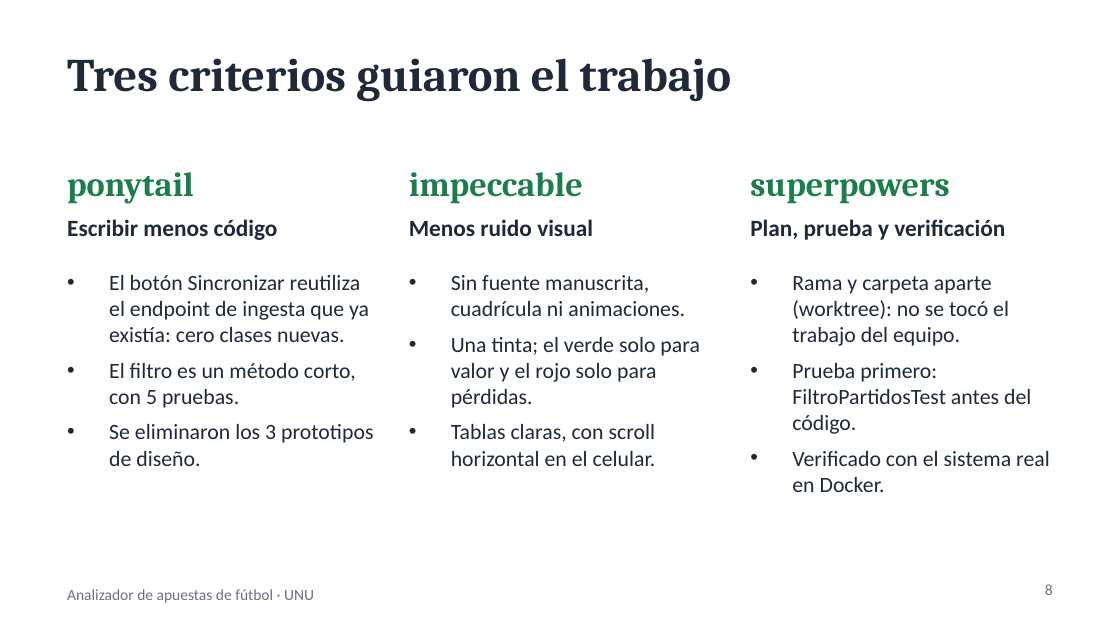
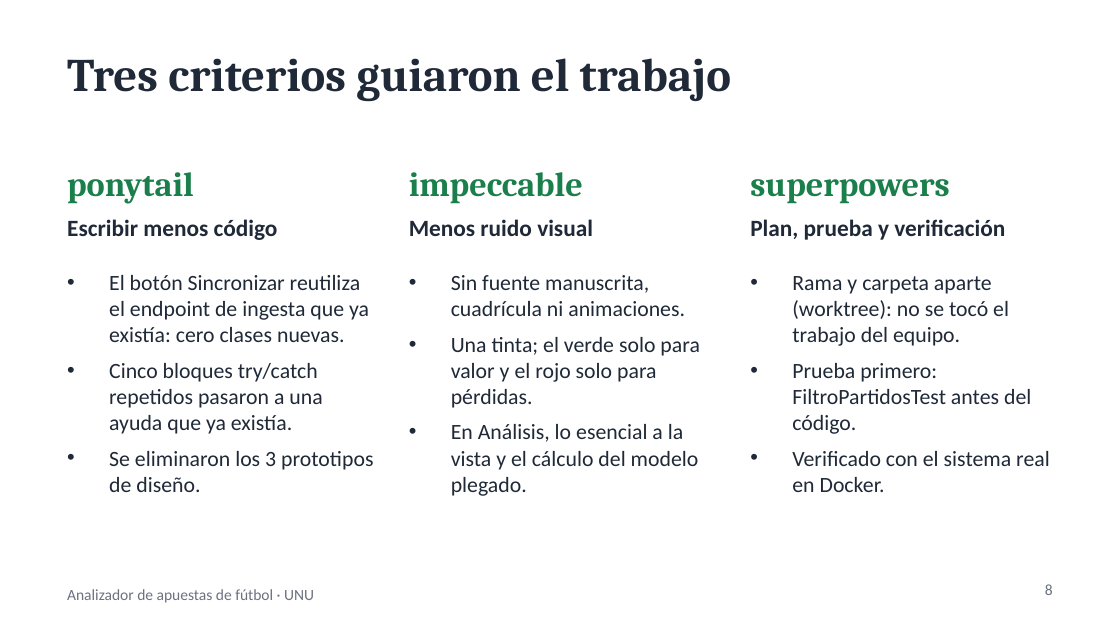
Before and after one commit to Renindstone/app-apuestas-universidad, a slide deck: slide 8 of docs/PresentacionApuestas_2nov2026.pptx. Drawn at 1120x630 pixels with LibreOffice and Linux fonts; fonts in the diff are those of the drawing. Boxes give left, top, right and bottom in pixels: in the first picture for what was removed or moved away, otherwise in the second. Text is boxed around its words. In the diff, an @@ line names an element or a change of style, - is before the commit and + after.

```diff
--- a/docs/PresentacionApuestas_2nov2026.pptx
+++ b/docs/PresentacionApuestas_2nov2026.pptx
@@ text at (109,363,322,434): text changed @@
-• El filtro es un método corto, con 5 pruebas.
+• Cinco bloques try/catch repetidos pasaron a una ayuda que ya existía.
@@ text at (451,424,699,496): text changed @@
-• Tablas claras, con scroll horizontal en el celular.
+• En Análisis, lo esencial a la vista y el cálculo del modelo plegado.
```
Also in this commit, not shown: 17 other files.
